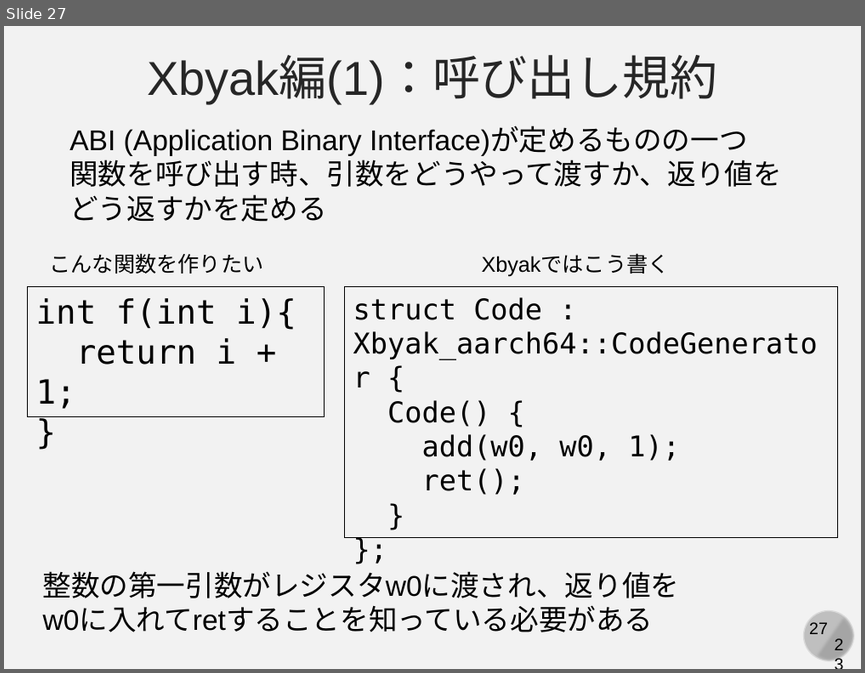
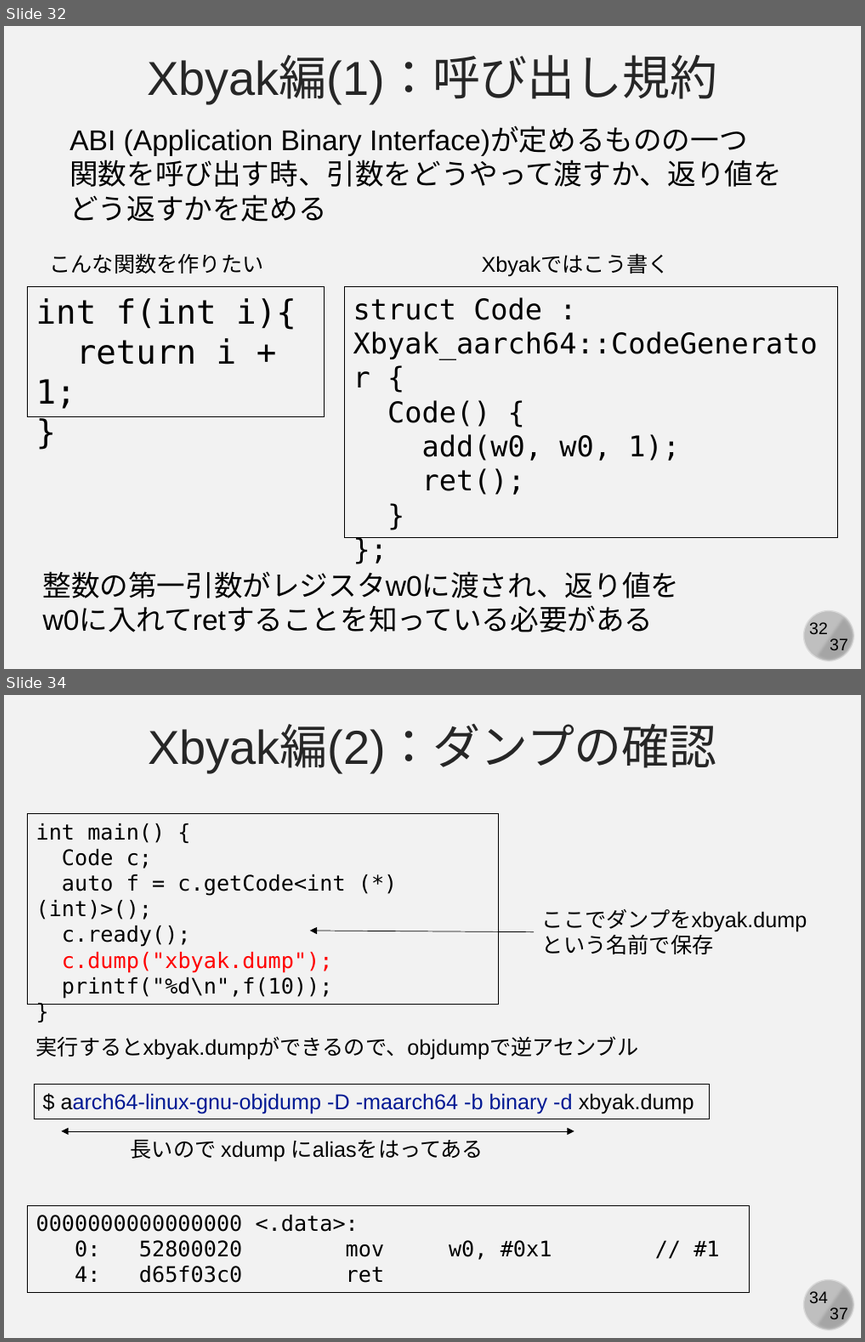
Before and after one commit to kaityo256/xbyak_aarch64_handson, a slide deck: slide/xbyak_aarch64.pptx. Shown one above the other, each under a label of ours: slide 27 before the commit, slides 32 and 34 after it; the slides between them are not shown. The pictures are 865x673 and 865x1342 pixels, drawn with LibreOffice and Linux fonts; fonts in the diff are those of the drawing. Boxes give left, top, right and bottom in pixels: in the first picture for what was removed or moved away, otherwise in the second. Text is boxed around its words. In the diff, an @@ line names an element or a change of style, - is before the commit and + after.

```diff
--- a/slide/xbyak_aarch64.pptx
+++ b/slide/xbyak_aarch64.pptx
@@ slide 34 added at bbox=[4, 695, 861, 1338], background #F2F2F2; not listed: 4 template elements that a slide beside it also shows @@
@@ text added at bbox=[148, 726, 717, 772], 40 pt, text #262626 @@
+Xbyak編(2)：ダンプの確認
@@ rectangle added at bbox=[28, 814, 499, 1004], outline #000000 0.75 pt, 18 pt, text #000000 @@
+int main() {
+Code c;
+auto f = c.getCode<int (*)(int)>();
+c.ready();
+c.dump("xbyak.dump");
+printf("%d\n",f(10));
+}
@@ text added at bbox=[542, 909, 806, 954], 18 pt, text #000000 @@
+ここでダンプをxbyak.dump
+という名前で保存
@@ arrow added from (534, 931) to (310, 930), #000000 0.5 pt @@
@@ text added at bbox=[36, 1036, 639, 1060], 18 pt, text #000000 @@
+実行するとxbyak.dumpができるので、objdumpで逆アセンブル
@@ rectangle added at bbox=[34, 1084, 709, 1118], outline #000000 0.75 pt, 18 pt, text #011893 @@
+$ aarch64-linux-gnu-objdump -D -maarch64 -b binary -d xbyak.dump
@@ double arrow added from (62, 1131) to (574, 1131), #000000 0.5 pt @@
@@ text added at bbox=[131, 1140, 483, 1161], 18 pt, text #000000 @@
+長いので xdump にaliasをはってある
@@ rectangle added at bbox=[28, 1205, 750, 1292], outline #000000 0.75 pt, 18 pt, text #000000 @@
+0000000000000000 <.data>:
+0: 52800020 mov w0, #0x1 // #1
+4: d65f03c0 ret
@@ what was slide 27 is now slide 32 @@
@@ slide 32 changed as well @@
@@ page number at bbox=[809, 622, 828, 634]: text changed @@
-27
+32
@@ text at bbox=[829, 638, 848, 654]: text changed @@
-23
+37
```
Also in this commit, not shown: 27 other slides changed, 8 other slides added, 2 other files.
